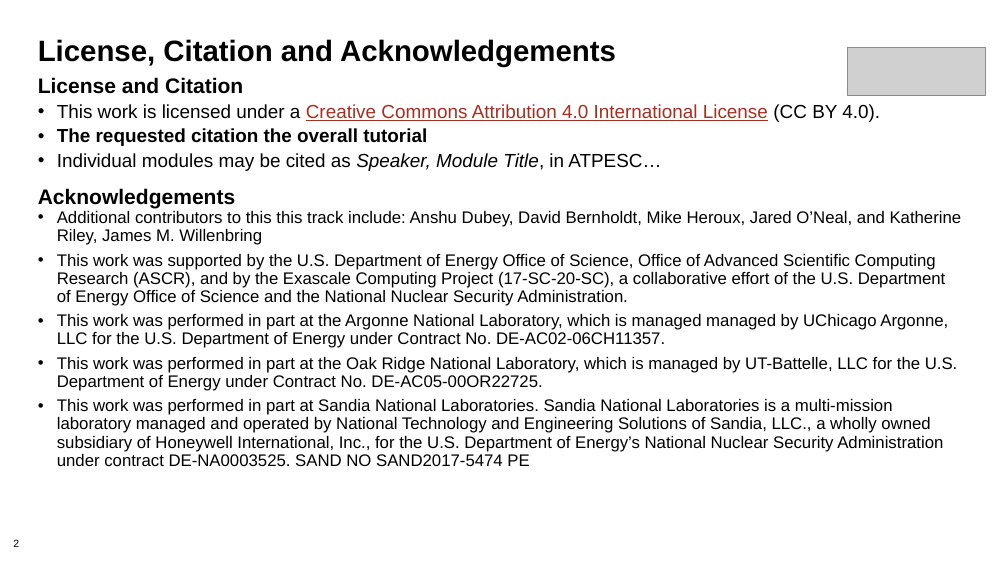
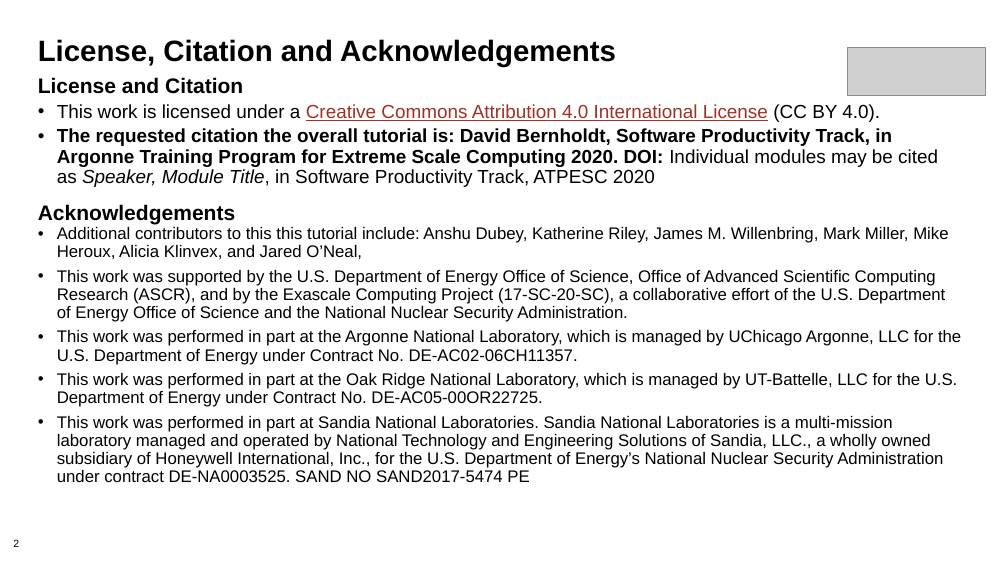
Before and after one commit to betterscientificsoftware/bssw-tutorial, a slide deck: slide 2 of presentations/04-design.pptx. Drawn at 1008x567 pixels with LibreOffice and Linux fonts; fonts in the diff are those of the drawing; grey boxes stand for pictures; background and template pictures are left out. Boxes give left, top, right and bottom in pixels: in the first picture for what was removed or moved away, otherwise in the second. Text is boxed around its words. In the diff, an @@ line names an element or a change of style, - is before the commit and + after.

Commit message:
modified the licensing slide to reflect this tutorial and finished work on refactoring presentation

```diff
--- a/presentations/04-design.pptx
+++ b/presentations/04-design.pptx
@@ text at <box>57,128,938,187</box>: text changed; bold on @@
-• The requested citation the overall tutorial
-• Individual modules may be cited as Speaker, Module Title, in ATPESC…
+• The requested citation the overall tutorial is: David Bernholdt, Software Productivity Track, in Argonne Training Program for Extreme Scale Computing 2020. DOI: Individual modules may be cited as Speaker, Module Title, in Software Productivity Track, ATPESC 2020
@@ text at <box>57,227,948,259</box>: text changed @@
-• Additional contributors to this this track include: Anshu Dubey, David Bernholdt, Mike Heroux, Jared O’Neal, and Katherine Riley, James M. Willenbring
+• Additional contributors to this this tutorial include: Anshu Dubey, Katherine Riley, James M. Willenbring, Mark Miller, Mike Heroux, Alicia Klinvex, and Jared O’Neal,
@@ text at <box>57,330,961,365</box>: text changed @@
-• This work was performed in part at the Argonne National Laboratory, which is managed managed by UChicago Argonne, LLC for the U.S. Department of Energy under Contract No. DE-AC02-06CH11357.
+• This work was performed in part at the Argonne National Laboratory, which is managed by UChicago Argonne, LLC for the U.S. Department of Energy under Contract No. DE-AC02-06CH11357.
```
Also in this commit, not shown: 4 other slides changed, 1 slide added, 1 other file.
